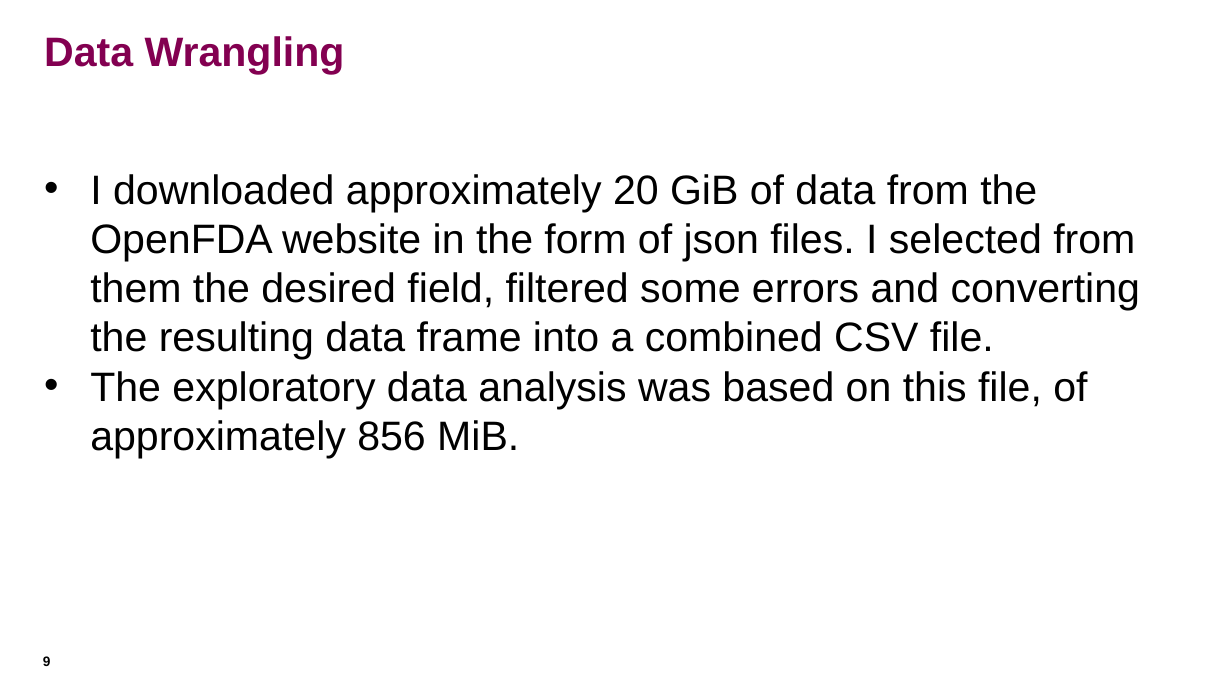
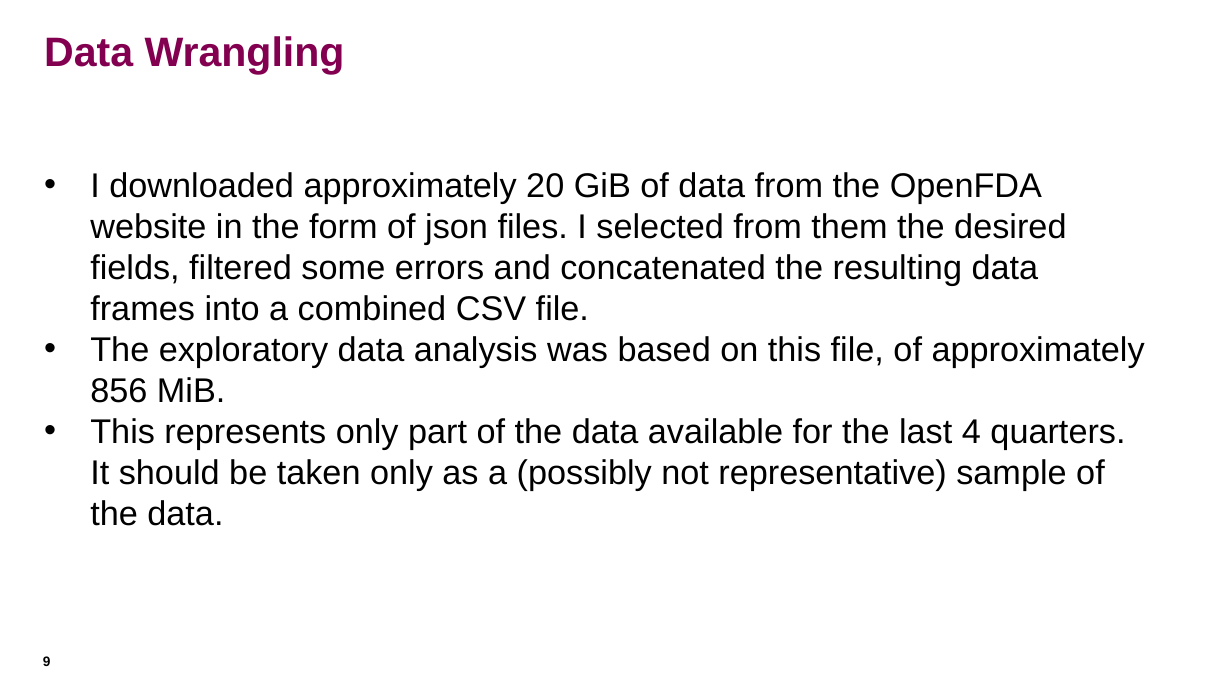
Before and after one commit to SalazarDomingo/FDA-Drug-Adverse-Effects-Analysis, a slide deck: slide 9 of FDA_DrugAdverseEffectsAnalysis.pptx. Drawn at 1232x693 pixels with LibreOffice and Linux fonts; fonts in the diff are those of the drawing. Boxes give left, top, right and bottom in pixels: in the first picture for what was removed or moved away, otherwise in the second. Text is boxed around its words. In the diff, an @@ line names an element or a change of style, - is before the commit and + after.

```diff
--- a/FDA_DrugAdverseEffectsAnalysis.pptx
+++ b/FDA_DrugAdverseEffectsAnalysis.pptx
@@ text at <box>90,172,1066,321</box>: text changed; size 24 to 20 pt @@
-• I downloaded approximately 20 GiB of data from the OpenFDA website in the form of json files. I selected from them the desired field, filtered some errors and converting the resulting data frame into a combined CSV file.
+• I downloaded approximately 20 GiB of data from the OpenFDA website in the form of json files. I selected from them the desired fields, filtered some errors and concatenated the resulting data frames into a combined CSV file.
@@ text at <box>90,336,1145,403</box>: size 24 to 20 pt in "The exploratory data analysis was based on ..." @@
@@ text at <box>90,418,1125,526</box>: paragraph added @@
+• This represents only part of the data available for the last 4 quarters. It should be taken only as a (possibly not representative) sample of the data.
```
Also in this commit, not shown: 14 other slides changed, 16 slides added, 13 slides removed.
